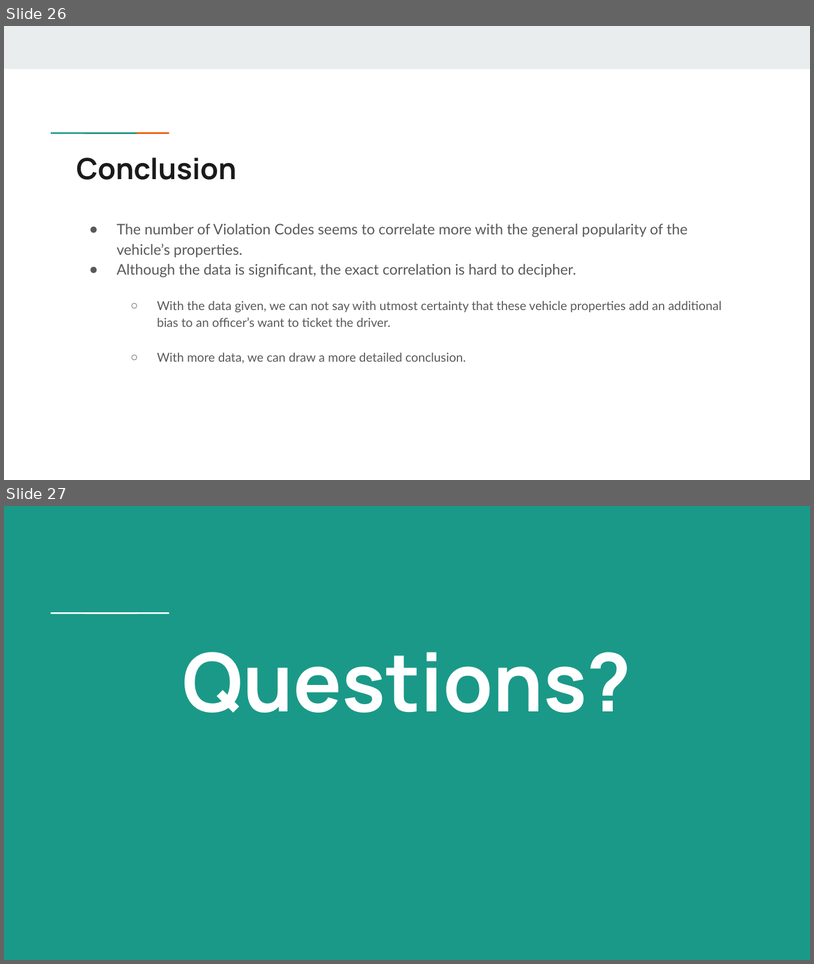
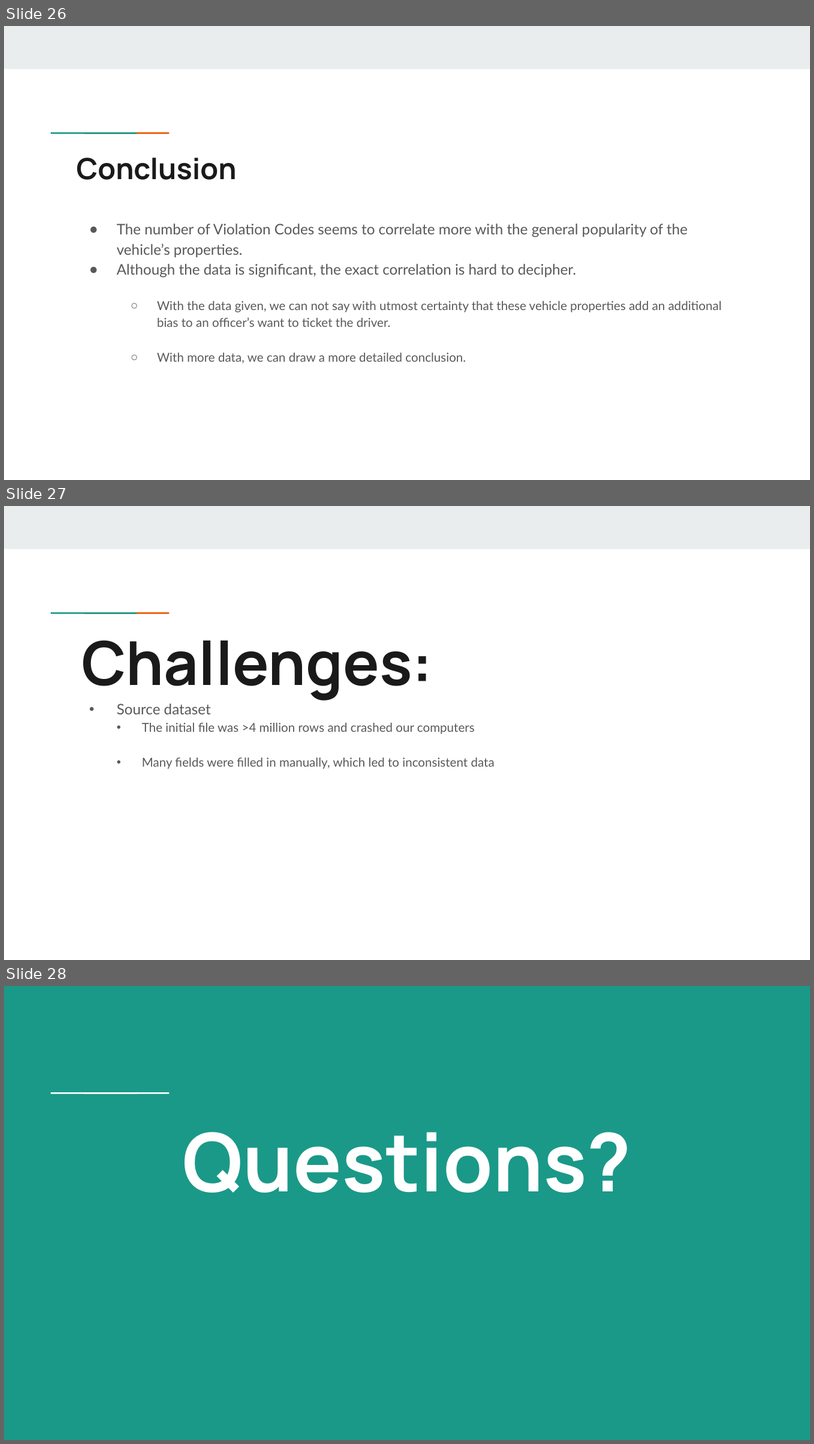
Before and after one commit to RyanAdamGonzalez1996/Project1, a slide deck: Project1_TrafficViolations.pptx. Shown one above the other, each under a label of ours: slides 26 and 27 before the commit, slides 26, 27 and 28 after it. The pictures are 814x964 and 814x1444 pixels, drawn with LibreOffice and Linux fonts; fonts in the diff are those of the drawing. Boxes give left, top, right and bottom in pixels: in the first picture for what was removed or moved away, otherwise in the second. Text is boxed around its words. In the diff, an @@ line names an element or a change of style, - is before the commit and + after.

Commit message:
Further Updated PPT.

```diff
--- a/Project1_TrafficViolations.pptx
+++ b/Project1_TrafficViolations.pptx
@@ slide 27 added at bbox=[4, 506, 810, 960], background #FFFFFF; not listed: 3 template elements that a slide beside it also shows @@
@@ title added at bbox=[82, 640, 434, 700], 54 pt, text #1A1A1A, bold @@
+Challenges:
@@ text added at bbox=[117, 703, 495, 769], 11 pt, text #595959 @@
+• Source dataset
+  • The initial file was >4 million rows and crashed our computers
+  • Many fields were filled in manually, which led to inconsistent data
@@ what was slide 27 is now slide 28 @@
```
